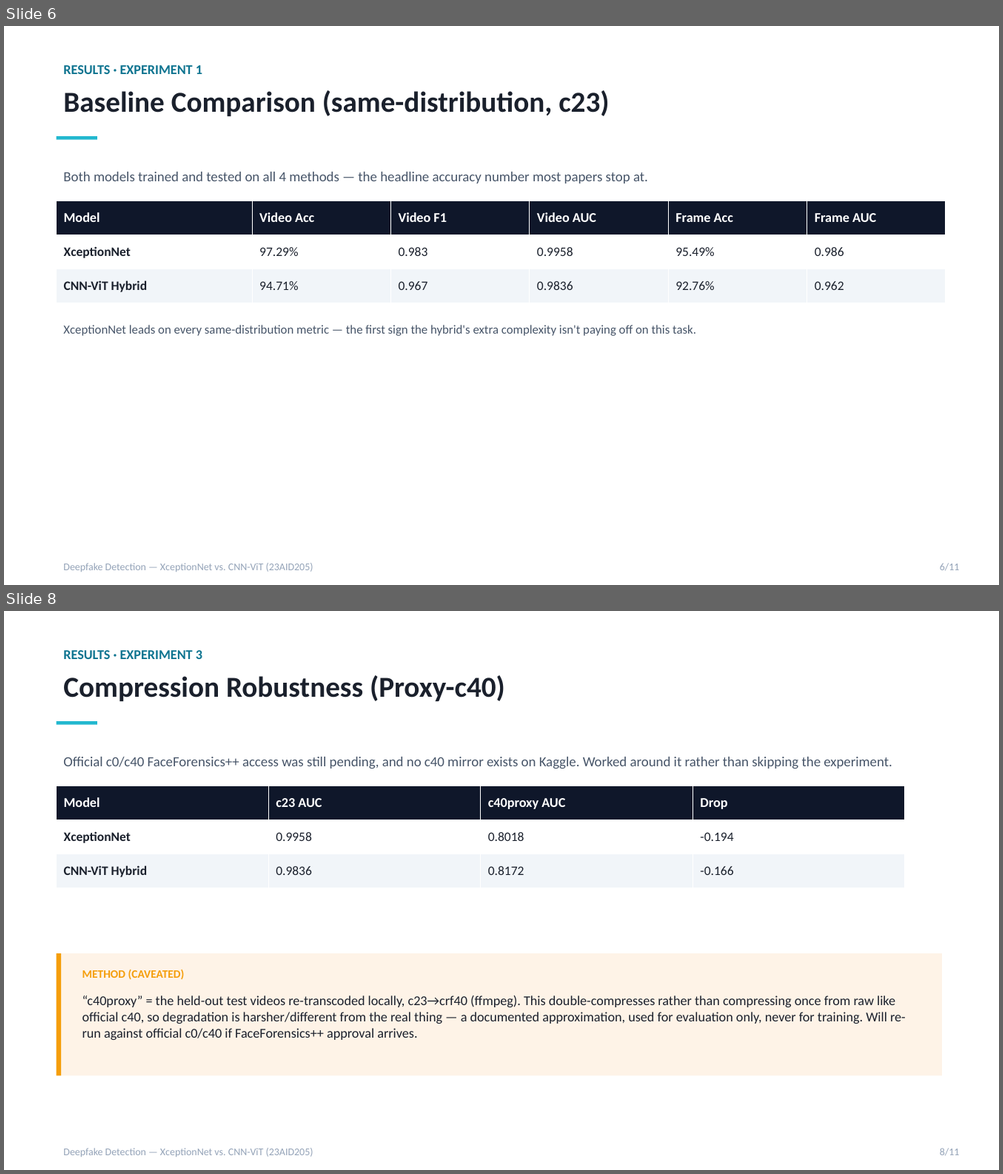
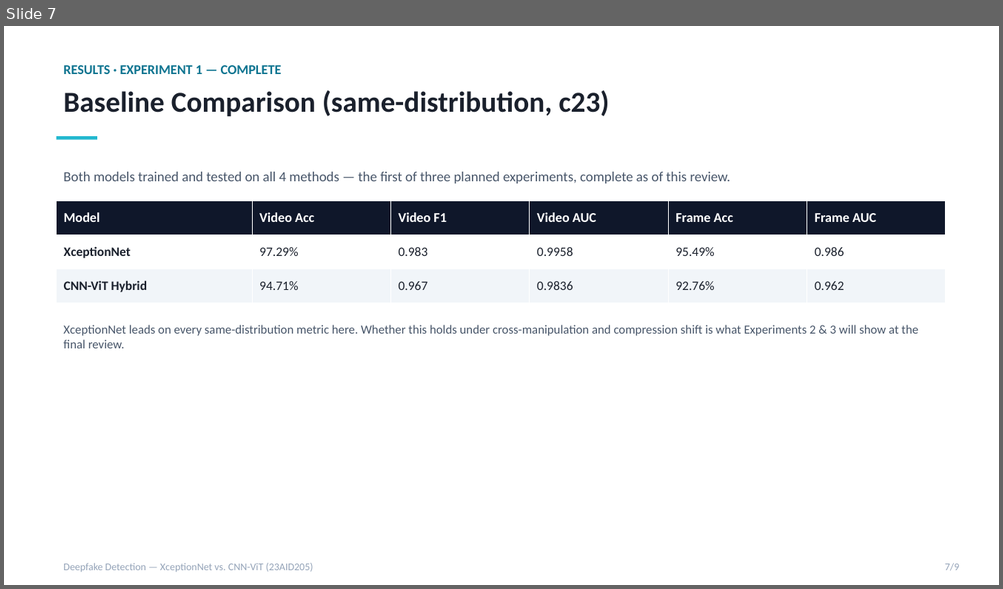
Before and after one commit to DUNE-ODYSSEY/deepfake-detection, a slide deck: docs/mid_review_update.pptx. Shown one above the other, each under a label of ours: slides 6 and 8 before the commit, slide 7 after it; the slides between them are not shown. The pictures are 1003x1174 and 1003x589 pixels, drawn with LibreOffice and Linux fonts; fonts in the diff are those of the drawing. Boxes give left, top, right and bottom in pixels: in the first picture for what was removed or moved away, otherwise in the second. Text is boxed around its words. In the diff, an @@ line names an element or a change of style, - is before the commit and + after.

```diff
--- a/docs/mid_review_update.pptx
+++ b/docs/mid_review_update.pptx
@@ slide 8 removed at bbox=[4, 611, 999, 1170], background #FFFFFF @@
@@ text removed at bbox=[63, 650, 202, 659] @@
-RESULTS · EXPERIMENT 3
@@ text removed at bbox=[63, 675, 505, 701] @@
-Compression Robustness (Proxy-c40)
@@ rectangle removed at bbox=[57, 721, 97, 724] @@
@@ text removed at bbox=[63, 757, 892, 769] @@
-Official c0/c40 FaceForensics++ access was still pending, and no c40 mirror exists on Kaggle. Worked around it rather than skipping the experiment.
@@ table removed at bbox=[57, 786, 904, 889], 3 rows, 4 columns @@
-Model | c23 AUC | c40proxy AUC | Drop
-XceptionNet | 0.9958 | 0.8018 | -0.194
-CNN-ViT Hybrid | 0.9836 | 0.8172 | -0.166
@@ rectangle removed at bbox=[57, 954, 942, 1076] @@
@@ rectangle removed at bbox=[57, 954, 62, 1076] @@
@@ text removed at bbox=[82, 969, 185, 980] @@
-METHOD (CAVEATED)
@@ text removed at bbox=[82, 996, 905, 1040] @@
-“c40proxy” = the held-out test videos re-transcoded locally, c23→crf40 (ffmpeg). This double-compresses rather than compressing once from raw like official c40, so degradation is harsher/different from the real thing — a documented approximation, used for evaluation only, never for training. Will re-run against official c0/c40 if FaceForensics++ approval arrives.
@@ text removed at bbox=[63, 1148, 313, 1157] @@
-Deepfake Detection — XceptionNet vs. CNN-ViT (23AID205)
@@ text removed at bbox=[939, 1148, 959, 1156] @@
-8/11
@@ what was slide 6 is now slide 7 @@
@@ slide 7 changed as well @@
@@ text at bbox=[63, 65, 282, 74]: text changed @@
-RESULTS · EXPERIMENT 1
+RESULTS · EXPERIMENT 1 — COMPLETE
@@ text at bbox=[63, 172, 731, 184]: text changed @@
-Both models trained and tested on all 4 methods — the headline accuracy number most papers stop at.
+Both models trained and tested on all 4 methods — the first of three planned experiments, complete as of this review.
@@ text at bbox=[63, 325, 918, 349]: text changed @@
-XceptionNet leads on every same-distribution metric — the first sign the hybrid's extra complexity isn't paying off on this task.
+XceptionNet leads on every same-distribution metric here. Whether this holds under cross-manipulation and compression shift is what Experiments 2 & 3 will show at the final review.
@@ text at bbox=[945, 563, 959, 571]: text changed @@
-6/11
+7/9
```
Also in this commit, not shown: 6 other slides changed, 2 slides added, 3 other slides removed, 4 other files.
